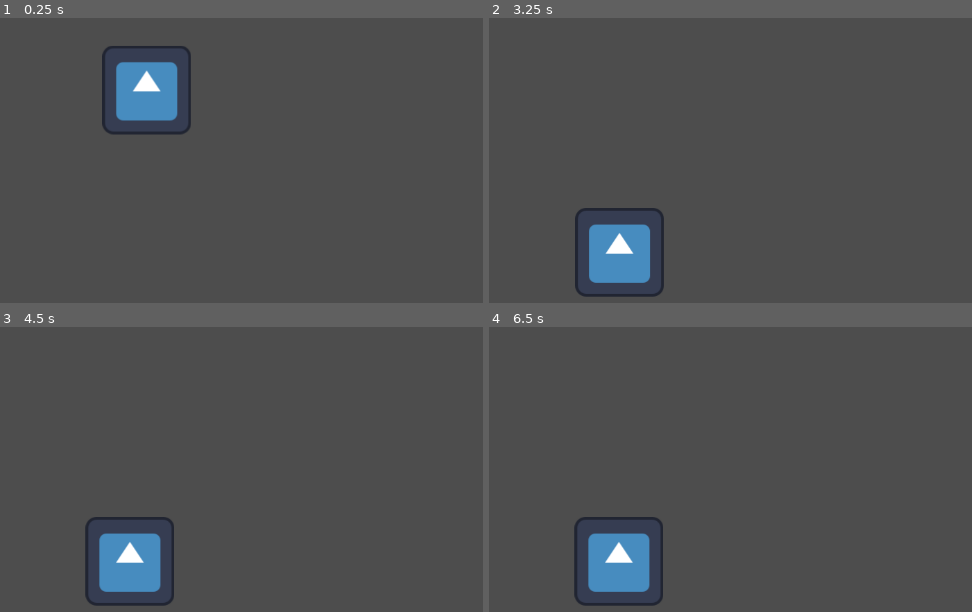
Above: before the commit, frames 1-4 (two rows, left to right).
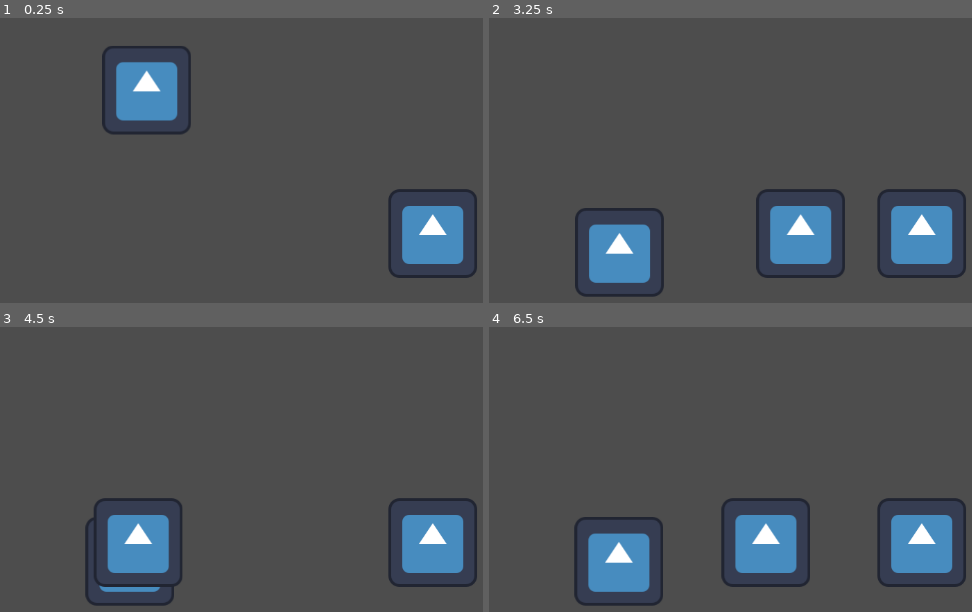
Above: after the commit, the same moments.

Repository: ericlamkf/macamYes-GameJam-2026
Game: Godot game, scene res://scenes/testing.tscn
The game is run twice, just before and just after one commit, with the same random seed, the same clock (stepped at 60 frames per second) and the same inputs. This scene is started directly instead of the project's main scene. The engine's default icon, where the game draws it, is replaced by a stand-in: a white triangle on a blue panel in a dark square.
Inputs:
- Up to frame 1 (0.25 s): no input
- Up to frame 2 (3.25 s): no input
- Up to frame 3 (4.5 s): no input
- Up to frame 4 (6.5 s): no input

The runs differ from the first frame. In frame 1, 3.3% of the frame differs, in the area x 80-99%, y 60-92%; in frame 2, 6.7%; in frame 3, 6.3%; in frame 4, 6.7%, in the area x 48-99%, y 60-92%.

Commit message:
feat: create TurretNode and successfully spawn projectiles

Diff:
--- a/scenes/projectile.gd
+++ b/scenes/projectile.gd
@@ -1,11 +1,23 @@
 extends Area2D
+class_name Projectile
 
+@export var speed: float = 200.0
+var direction: Vector2 = Vector2.LEFT # Default shooting left
+var source: Node # Tracks who fired it
 
-# Called when the node enters the scene tree for the first time.
-func _ready() -> void:
-	pass # Replace with function body.
+func _physics_process(delta):
+	position += direction * speed * delta
 
+# Connect the screen_exited signal from VisibleOnScreenNotifier2D
+func _on_visible_on_screen_notifier_2d_screen_exited():
+	queue_free()
 
-# Called every frame. 'delta' is the elapsed time since the previous frame.
-func _process(delta: float) -> void:
-	pass
+# CTRL+C
+func get_clipboard_data() -> ClipboardData:
+	var data = ClipboardData.new()
+	data.type = "projectile"
+	data.data = {
+		"speed": speed,
+		"original_direction": direction
+	}
+	return data
--- a/scenes/projectile.tscn
+++ b/scenes/projectile.tscn
@@ -1,18 +1,22 @@
 [gd_scene format=3 uid="uid://bdrps8k1cu7ho"]
 
 [ext_resource type="Texture2D" uid="uid://bhnkce5yr8d5j" path="res://icon.svg" id="1_c8fcr"]
+[ext_resource type="Script" uid="uid://e6u6px0lur8u" path="res://scenes/projectile.gd" id="1_q3m7n"]
 
 [sub_resource type="RectangleShape2D" id="RectangleShape2D_q3m7n"]
-size = Vector2(16, 16)
+size = Vector2(128, 128)
 
 [node name="Projectile" type="Area2D" unique_id=1718785836]
+script = ExtResource("1_q3m7n")
 
 [node name="Sprite2D" type="Sprite2D" parent="." unique_id=1558377551]
-scale = Vector2(0.1, 0.1)
 texture = ExtResource("1_c8fcr")
 
 [node name="CollisionShape2D" type="CollisionShape2D" parent="." unique_id=693570764]
 shape = SubResource("RectangleShape2D_q3m7n")
 
 [node name="VisibleOnScreenNotifier2D" type="VisibleOnScreenNotifier2D" parent="." unique_id=1678736388]
-visible = false
+scale = Vector2(3, 3)
+rect = Rect2(-21.333334, -21.333334, 42.666668, 42.666668)
+
+[connection signal="screen_exited" from="VisibleOnScreenNotifier2D" to="." method="_on_visible_on_screen_notifier_2d_screen_exited"]
--- a/scenes/testing.tscn
+++ b/scenes/testing.tscn
@@ -2,6 +2,7 @@
 
 [ext_resource type="PackedScene" uid="uid://bb20nrjxqko54" path="res://scenes/syntax_crawler.tscn" id="1_pcu7d"]
 [ext_resource type="PackedScene" uid="uid://bb6gdwym7568q" path="res://scenes/test_level.tscn" id="2_l6grw"]
+[ext_resource type="PackedScene" uid="uid://bdeb6sdq80aup" path="res://scenes/turret_node.tscn" id="3_l6grw"]
 
 [node name="Testing" type="Node" unique_id=1542569231]
 
@@ -10,3 +11,6 @@
 
 [node name="SyntaxCrawler" parent="." unique_id=717656759 instance=ExtResource("1_pcu7d")]
 position = Vector2(160, 176)
+
+[node name="TurretNode" parent="." unique_id=116236791 instance=ExtResource("3_l6grw")]
+position = Vector2(560, 416)
--- /dev/null
+++ b/scenes/turret_node.tscn
@@ -0,0 +1,25 @@
+[gd_scene format=3 uid="uid://bdeb6sdq80aup"]
+
+[ext_resource type="PackedScene" uid="uid://dxdxjanpsnhrl" path="res://scenes/enemy.tscn" id="1_ux45s"]
+[ext_resource type="Script" uid="uid://c1uvy3k7kcvxp" path="res://turret_node.gd" id="2_25ock"]
+[ext_resource type="PackedScene" uid="uid://bdrps8k1cu7ho" path="res://scenes/projectile.tscn" id="3_25ock"]
+
+[node name="TurretNode" unique_id=717656759 instance=ExtResource("1_ux45s")]
+script = ExtResource("2_25ock")
+projectile_scene = ExtResource("3_25ock")
+is_copyable = true
+
+[node name="CollisionShape2D" parent="." index="1" unique_id=1265366021]
+visible = true
+
+[node name="Hitbox" parent="." index="2" unique_id=939704740]
+visible = true
+
+[node name="ShootTimer" type="Timer" parent="." index="4" unique_id=1675192250]
+wait_time = 3.0
+autostart = true
+
+[node name="Muzzle" type="Marker2D" parent="." index="5" unique_id=31044615]
+position = Vector2(-64, 64)
+
+[connection signal="timeout" from="ShootTimer" to="." method="_on_shoot_timer_timeout"]
--- /dev/null
+++ b/turret_node.gd
@@ -0,0 +1,34 @@
+extends EnemyBase
+
+# This lets you drag and drop your Projectile.tscn into the Inspector
+@export var projectile_scene: PackedScene
+
+@onready var muzzle = $Muzzle
+
+# Tells Dev A's system this enemy can be copy-pasted
+@export var is_copyable: bool = true
+
+func _ready():
+	# Make sure we run EnemyBase's ready function so health is set!
+	super._ready()
+
+# We will connect the Timer to this function next
+func _on_shoot_timer_timeout():
+	print("1. Timer hit zero!")
+	shoot()
+
+func shoot():
+	# Safety check: Make sure we actually slotted a bullet into the Inspector
+	if projectile_scene:
+		var proj = projectile_scene.instantiate()
+
+		# Add the bullet to the main game world (NOT as a child of the turret,
+		# otherwise the bullet moves if the turret moves)
+		get_tree().current_scene.add_child(proj)
+
+		# Move the bullet to the Muzzle's exact location
+		proj.global_position = muzzle.global_position
+
+		# Tell the bullet who fired it and which way to go
+		proj.source = self
+		proj.direction = Vector2.LEFT # Change to RIGHT if your turret faces right
Not shown, added: turret_node.gd.uid
